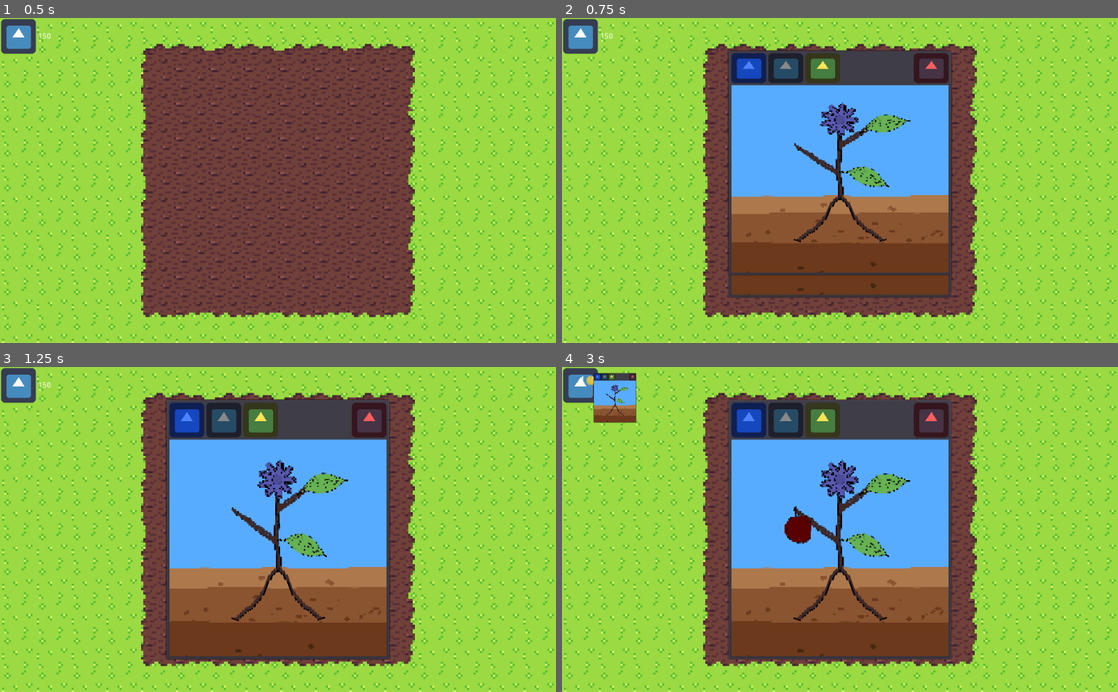
Above: before the commit, frames 1-4 (two rows, left to right).
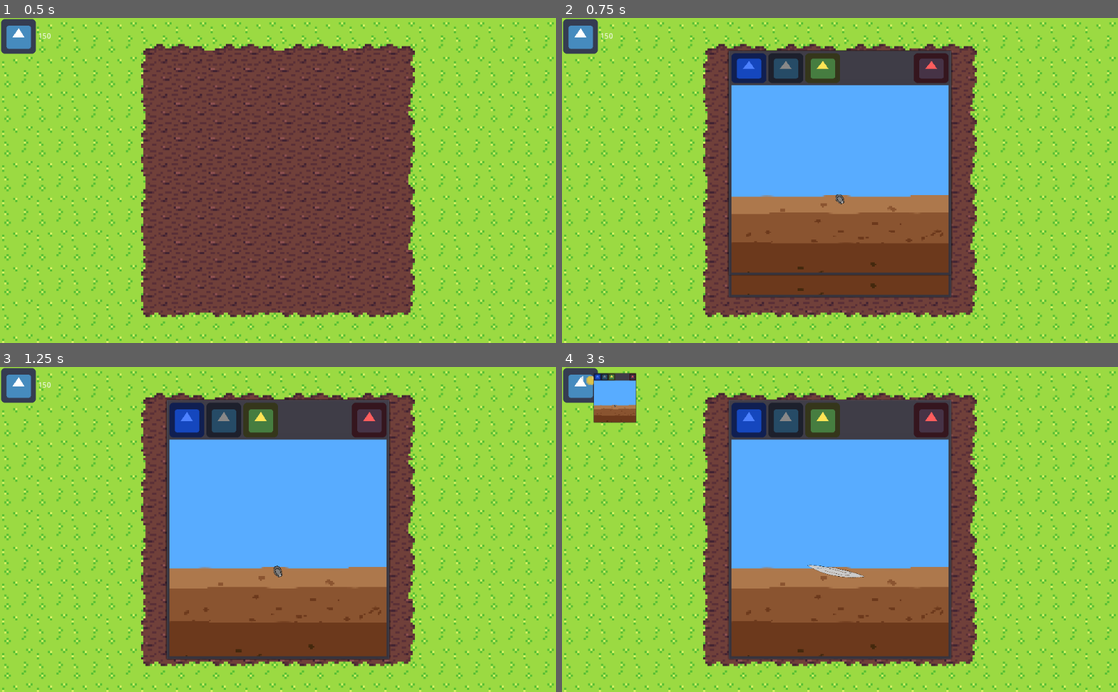
Above: after the commit, the same moments.

Repository: mrtheduts/GoGodotJam3
Game: Godot game, scene res://src/Main/Main.tscn
Same seed, same stepped clock (60 frames per second), same inputs: the game is played once before the commit and once after it. The engine's default icon, where the game draws it, is replaced by a stand-in: a white triangle on a blue panel in a dark square.
Inputs (mouse positions are in pixels of both pictures, inside the frame that each line leads up to):
- Up to frame 1 (0.5 s): no input
- Up to frame 2 (0.75 s): tap Enter at 0.5 s; move the mouse to (962, 164) at 0.52 s; press the mouse at (962, 164) at 0.53 s
- Up to frame 3 (1.25 s): no input
- Up to frame 4 (3 s): release the mouse at (962, 513) at 1.25 s; click (751, 419) at 1.27 s; click (784, 419) at 2.02 s; click (823, 419) at 2.77 s

Frame 1 is identical in both runs. In frame 2, 1.8% of the frame differs, in the area x 41-63%, y 25-70%; in frame 3, 2.0%; in frame 4, 2.6%, in the area x 7-63%, y 5-79%.

Commit message:
Added basic close up seed creation

Diff:
--- a/src/CloseUpPlant/CloseUpPlant.gd
+++ b/src/CloseUpPlant/CloseUpPlant.gd
@@ -11,7 +11,7 @@
 
 # Called when the node enters the scene tree for the first time.
 func _ready():
-	pass
+	start_idle_animation()
 
 func add_to_idle_animation_list(node: Node2D) -> void:
 	nodes_with_idle_animation.push_back(node)
--- a/src/CloseUpPlant/Factory/CloseUpPlantFactory.gd
+++ b/src/CloseUpPlant/Factory/CloseUpPlantFactory.gd
@@ -5,6 +5,7 @@
 extends Node
 
 var CLOSE_UP_PLANT_SCENE = preload("res://src/CloseUpPlant/CloseUpPlant.tscn")
+var SEED_SCENE = preload("res://src/CloseUpPlant/Seeds/Seed.tscn")
 
 func _get_build_parts_from_plant(plant: Plant) -> Dictionary:
 	var build_parts := {}
@@ -21,6 +22,13 @@
 				gene = Utils.as_bool(gene)
 		build_parts[DNA.get_feature_value(feature)] = gene
 	return build_parts
+
+func _build_seed_plant(close_up_plant: CloseUpPlant, build_parts: Dictionary) -> void:
+	var seed_node = SEED_SCENE.instance()
+	close_up_plant.add_to_idle_animation_list(seed_node)
+	var seed_type_value = DNA.get_gene_value(DNA.FEATURES.SEED_TYPE, build_parts[DNA.FEATURES.SEED_TYPE])
+	seed_node.set_type(seed_type_value)
+	close_up_plant.add_child(seed_node)
 
 func _build_adult_plant(close_up_plant: CloseUpPlant, build_parts: Dictionary) -> void:
 	var stalk: Stalk = build_parts[DNA.FEATURES.STALK_TYPE].instance()
@@ -62,7 +70,7 @@
 	var build_parts = _get_build_parts_from_plant(plant)
 	match plant.life_stage:
 		Plant.LIFE_STAGES.SEED:
-			pass
+			_build_seed_plant(close_up_plant, build_parts)
 		Plant.LIFE_STAGES.SPROUT:
 			pass
 		Plant.LIFE_STAGES.ADULT:
--- a/src/CloseUpPlant/Seeds/Seed.gd
+++ b/src/CloseUpPlant/Seeds/Seed.gd
@@ -1,4 +1,8 @@
 extends Node2D
+
+func _ready() -> void:
+	randomize()
+	self.rotation = rand_range(0, 2*PI)
 
 func set_type(type: int) -> void:
 	match type:
@@ -14,3 +18,6 @@
 			$Gravity.visible = true
 		DNA.SEED_TYPE_VALUES.DRY:
 			$Dry.visible = true
+
+func play_idle_animation() -> void:
+	$AnimationPlayer.play("Idle")
--- a/src/CloseUpPlant/Seeds/Seed.tscn
+++ b/src/CloseUpPlant/Seeds/Seed.tscn
@@ -8,8 +8,44 @@
 [ext_resource path="res://raw_assets/images/plants/seeds/fall.svg" type="Texture" id=6]
 [ext_resource path="res://src/CloseUpPlant/Seeds/Seed.gd" type="Script" id=7]
 
+[sub_resource type="Animation" id=1]
+resource_name = "Idle"
+length = 5.0
+loop = true
+tracks/0/type = "value"
+tracks/0/path = NodePath(".:scale")
+tracks/0/interp = 1
+tracks/0/loop_wrap = true
+tracks/0/imported = false
+tracks/0/enabled = true
+tracks/0/keys = {
+"times": PoolRealArray( 0, 2.5 ),
+"transitions": PoolRealArray( 1, 1 ),
+"update": 0,
+"values": [ Vector2( 1, 1 ), Vector2( 1.1, 1.1 ) ]
+}
+
+[sub_resource type="Animation" id=2]
+length = 0.001
+tracks/0/type = "value"
+tracks/0/path = NodePath(".:scale")
+tracks/0/interp = 1
+tracks/0/loop_wrap = true
+tracks/0/imported = false
+tracks/0/enabled = true
+tracks/0/keys = {
+"times": PoolRealArray( 0 ),
+"transitions": PoolRealArray( 1 ),
+"update": 0,
+"values": [ Vector2( 1, 1 ) ]
+}
+
 [node name="Seed" type="Node2D"]
 script = ExtResource( 7 )
+
+[node name="AnimationPlayer" type="AnimationPlayer" parent="."]
+anims/Idle = SubResource( 1 )
+anims/RESET = SubResource( 2 )
 
 [node name="Bean" type="Polygon2D" parent="."]
 visible = false
--- a/src/Garden/Garden.gd
+++ b/src/Garden/Garden.gd
@@ -33,8 +33,8 @@
    # Mouse in viewport coordinates.
 	if Input.is_action_pressed("mouse_leftbtn"):
 		var plant: Plant = PlantFactory.gen_random_plant()
-		plant.age()
-		plant.age()
+#		plant.age()
+#		plant.age()
 		plant.close_up_plant = CloseUpPlantFactory.create_close_up_plant_from(plant)
 		show_popup_plant(plant)
 
--- a/src/Plant/Plant.gd
+++ b/src/Plant/Plant.gd
@@ -26,6 +26,7 @@
 func _reveal_phenotype():
 	for feature in genetics.keys():
 		if (DNA.is_feature_mixable(feature)):
+			print(feature, " is mixable")
 			phenotype[feature] = [] + genetics[feature] # Clone Array
 		else:
 			phenotype[feature] = get_predominant_gene(feature, genetics[feature])
@@ -55,6 +56,7 @@
 			rec_genes.push_back(gene)
 
 	var res_genes: Array = dom_genes if (not dom_genes.empty()) else rec_genes
+	print(feature, " -> ", res_genes)
 	return Utils.shuffle_and_pop_front(res_genes)
 
 func add_gene(feature, gene) -> void:
--- a/src/Singletons/DNA.gd
+++ b/src/Singletons/DNA.gd
@@ -117,6 +117,11 @@
 
 # Seed
 enum SEED_TYPE_VALUES { BEAN, FALL, UNIT, GRAIN, GRAVITY, DRY }
+const SEED_TYPE_DOMINANTS := [
+	SEED_TYPE_VALUES.BEAN,
+	SEED_TYPE_VALUES.UNIT,
+	SEED_TYPE_VALUES.GRAIN
+]
 
 #
 # Functions
@@ -145,6 +150,11 @@
 	var gene_value = values_enum[gene]
 	return mapping_enum[gene_value]
 
+func get_gene_value(feature: int, gene: String) -> int:
+	var feature_name = get_feature_name(feature)
+	var value_mapping = get_value(feature_name)
+	return value_mapping[gene]
+
 func get_feature_name(value: int) -> String:
 	return FEATURES.keys()[value]
 func get_feature_value(feature: String) -> int:
Not shown: 1 places in src/CloseUpPlant/Seeds/Seed.tscn that only renumber resources
